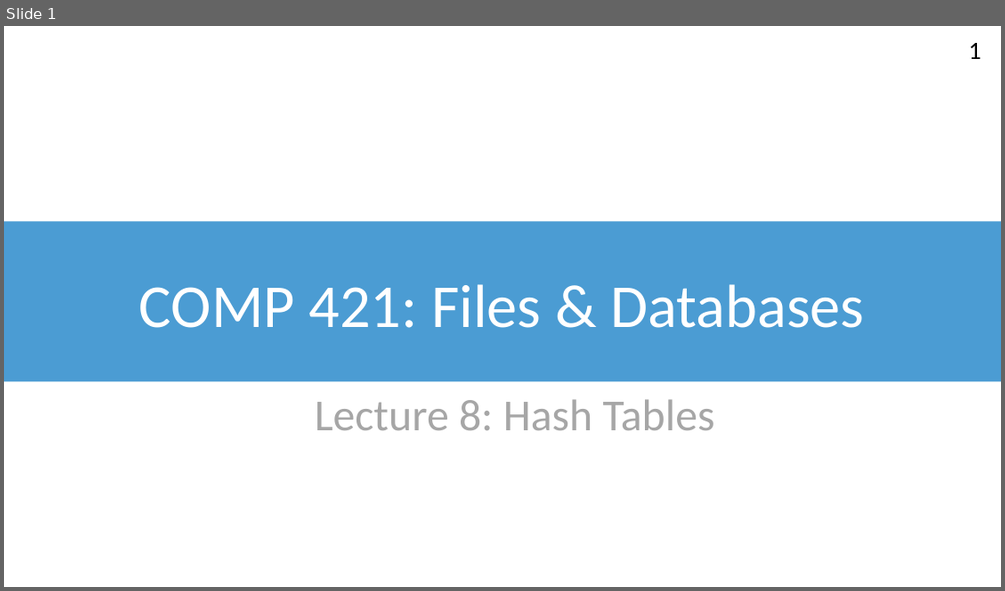
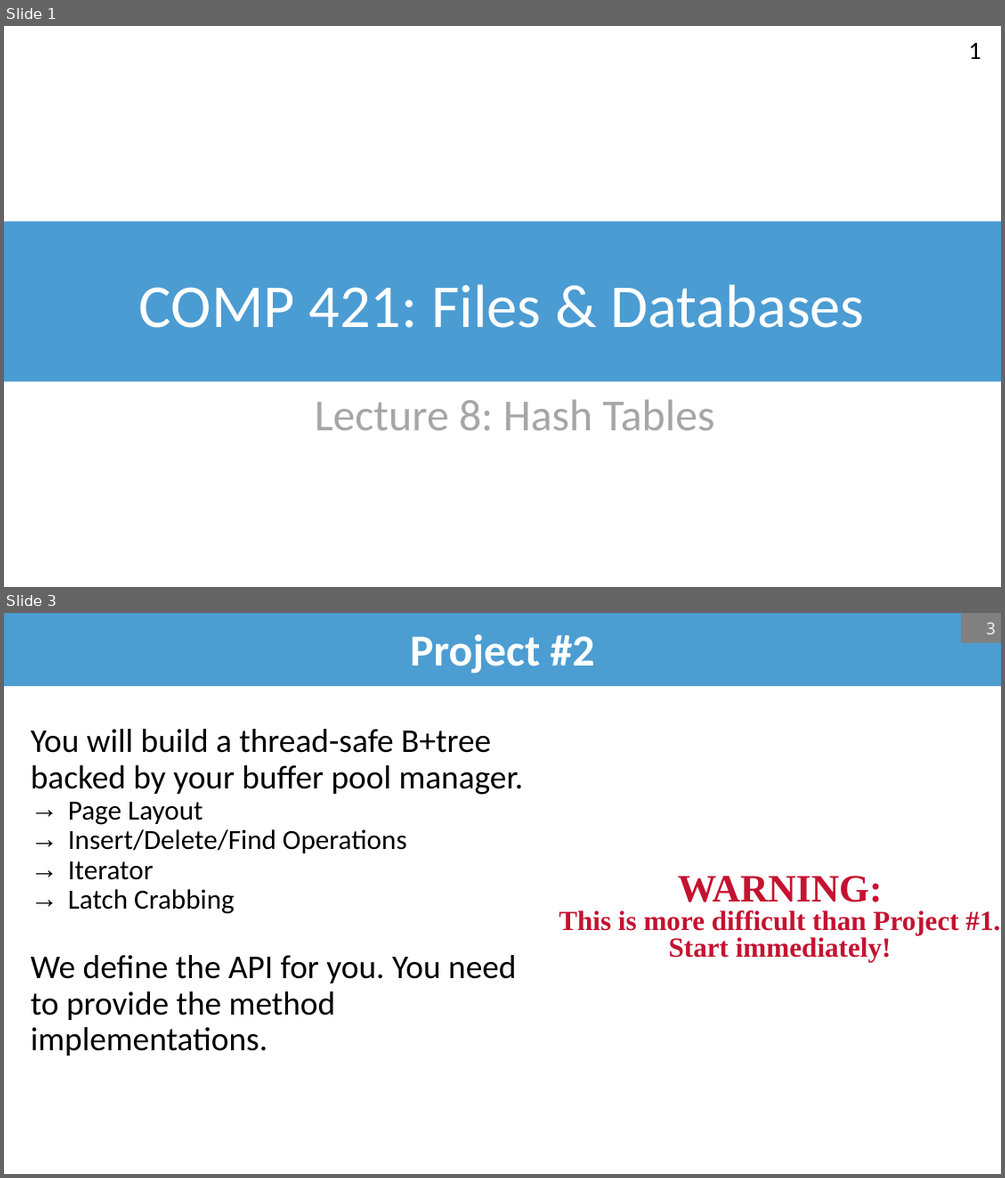
Before and after one commit to bsb20/bsb20.github.io, a slide deck: docs/421_f26/lectures/L09_hash_tables.pptx. Shown one above the other, each under a label of ours: slide 1 before the commit, slides 1 and 3 after it; the slides between them are not shown. The pictures are 1005x591 and 1005x1178 pixels, drawn with LibreOffice and Linux fonts; fonts in the diff are those of the drawing; background and template pictures are left out. Boxes give left, top, right and bottom in pixels: in the first picture for what was removed or moved away, otherwise in the second. Text is boxed around its words. In the diff, an @@ line names an element or a change of style, - is before the commit and + after.

```diff
--- a/docs/421_f26/lectures/L09_hash_tables.pptx
+++ b/docs/421_f26/lectures/L09_hash_tables.pptx
@@ slide 3 added at bbox=[4, 613, 1001, 1174], background #FFFFFF @@
@@ title added at bbox=[4, 613, 1001, 686], fill #4C9DD2, 32 pt, text #FFFFFF, bold @@
+Project #2
@@ page number added at bbox=[961, 613, 1001, 643], fill #808080, 12 pt, text #F2F2F2 @@
+3
@@ text added at bbox=[31, 729, 524, 1055], 24 pt, text #000000 @@
+You will build a thread-safe B+tree backed by your buffer pool manager.
+  → Page Layout
+  → Insert/Delete/Find Operations
+  → Iterator
+  → Latch Crabbing
+We define the API for you. You need to provide the method implementations.
@@ text added at bbox=[558, 876, 1000, 962], 20 pt, text #C41230, bold @@
+WARNING:
+This is more difficult than Project #1.
+Start immediately!
```
Also in this commit, not shown: 19 slides changed, 20 other slides added, 1 other file.
